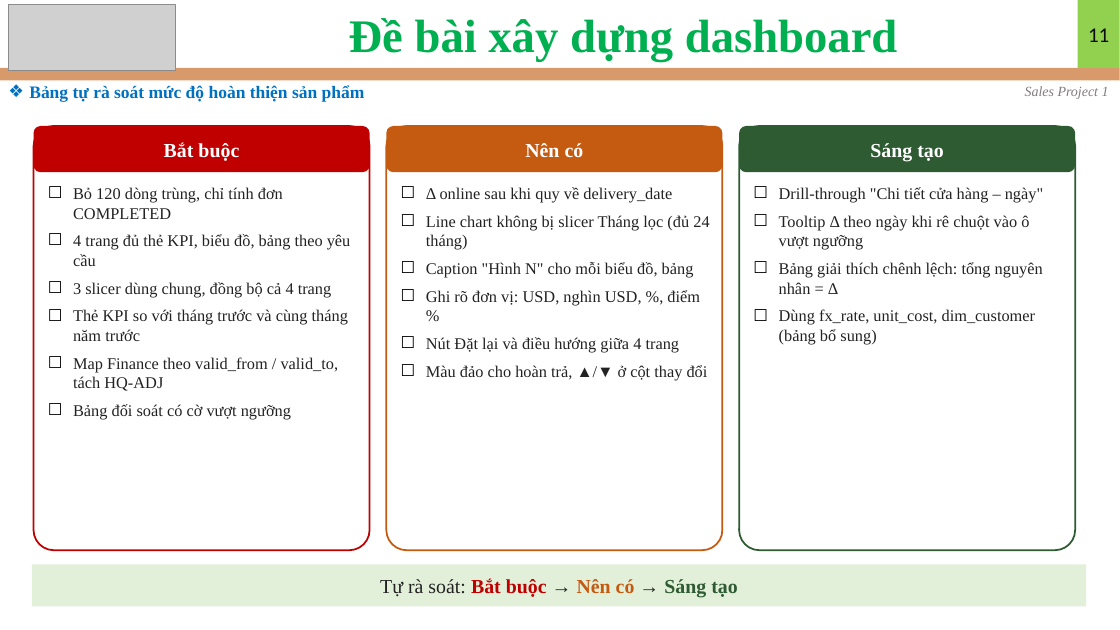
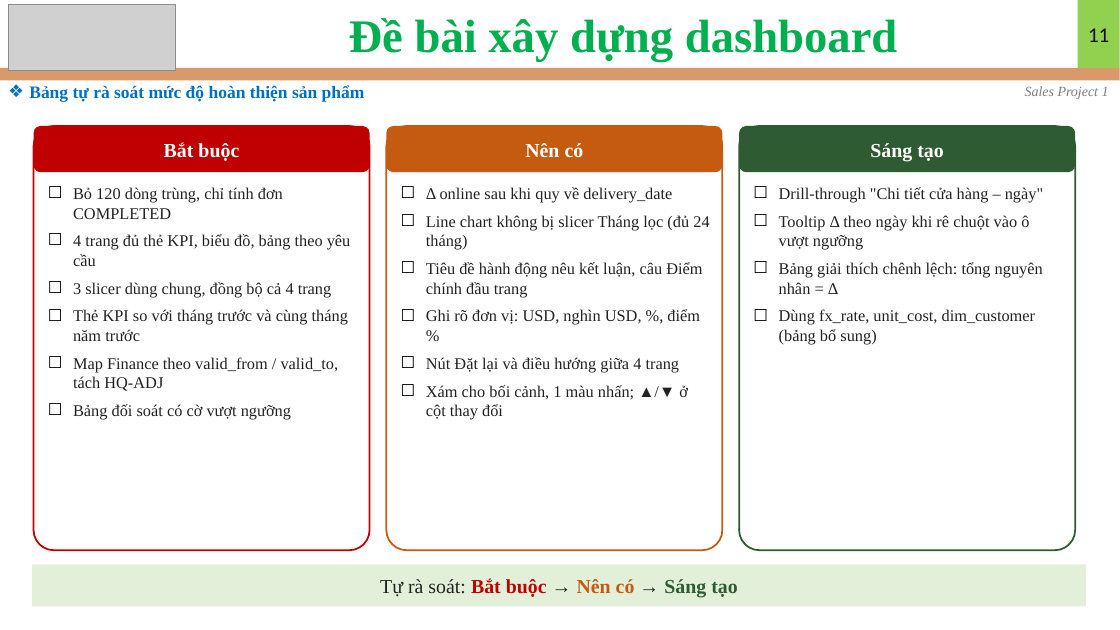
Before and after one commit to nguyennguyenphuc/eDA-Mentor, a slide deck: slide 11 of Sales/Sales Data/Project 1/Slide_Project_1.pptx. Drawn at 1120x630 pixels with LibreOffice and Linux fonts; fonts in the diff are those of the drawing; grey boxes stand for pictures. Boxes give left, top, right and bottom in pixels: in the first picture for what was removed or moved away, otherwise in the second. Text is boxed around its words. In the diff, an @@ line names an element or a change of style, - is before the commit and + after.

```diff
--- a/Sales/Sales Data/Project 1/Slide_Project_1.pptx
+++ b/Sales/Sales Data/Project 1/Slide_Project_1.pptx
@@ text at [426,262,702,298]: text changed @@
-☐ Caption "Hình N" cho mỗi biểu đồ, bảng
+☐ Tiêu đề hành động nêu kết luận, câu Điểm chính đầu trang
@@ text at [426,385,688,420]: text changed @@
-☐ Màu đảo cho hoàn trả, ▲/▼ ở cột thay đổi
+☐ Xám cho bối cảnh, 1 màu nhấn; ▲/▼ ở cột thay đổi
```
Also in this commit, not shown: 10 other slides changed, 1 slide added, 57 other files.
